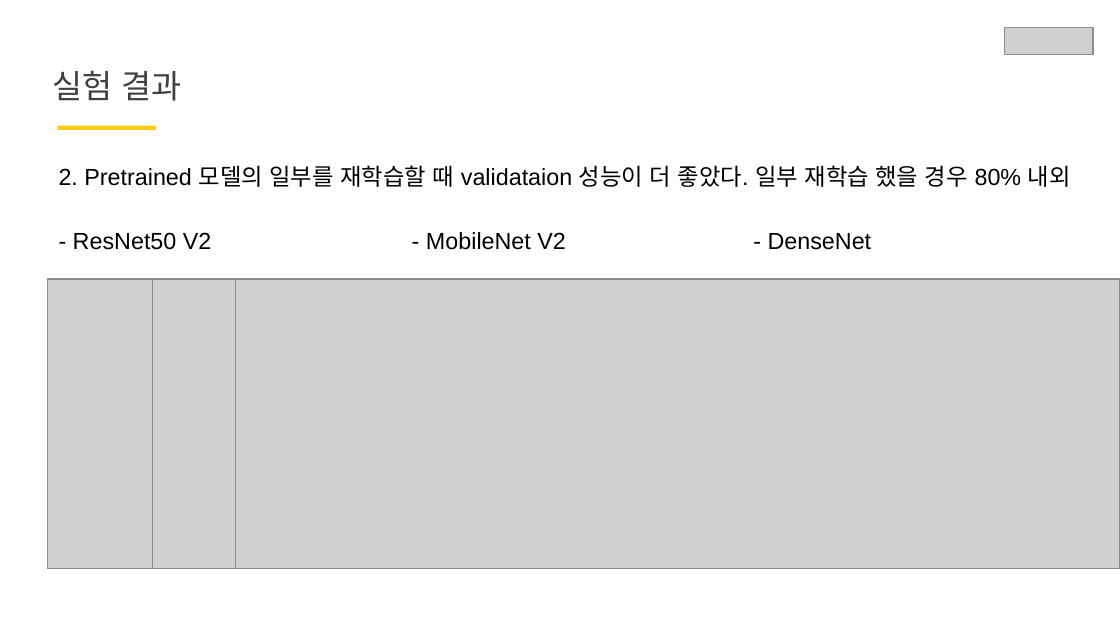
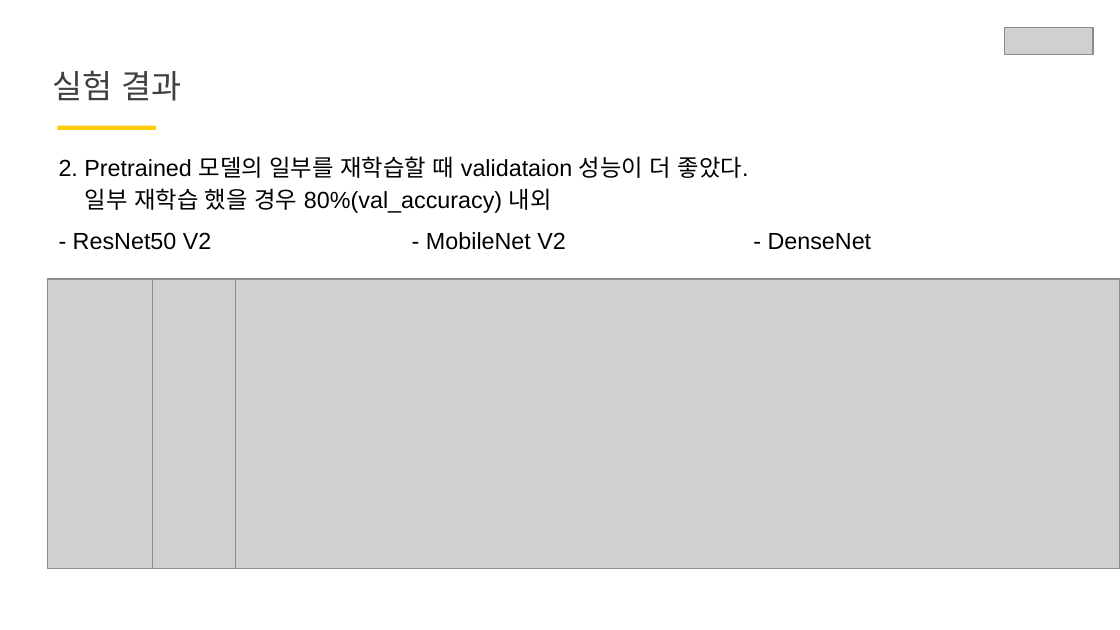
Before and after one commit to knggu/Iamgroww, a slide deck: slide 9 of DLthon/해파리 발표 ppt.pptx. Drawn at 1120x630 pixels with LibreOffice and Linux fonts; fonts in the diff are those of the drawing; grey boxes stand for pictures. Boxes give left, top, right and bottom in pixels: in the first picture for what was removed or moved away, otherwise in the second. Text is boxed around its words. In the diff, an @@ line names an element or a change of style, - is before the commit and + after.

```diff
--- a/DLthon/해파리 발표 ppt.pptx
+++ b/DLthon/해파리 발표 ppt.pptx
@@ text "2. Pretrained 모델의 일부를 재학습할 ...": place and size @@
-text "2. Pretrained 모델의 일부를 재학습할 ..." at box(59, 165, 1071, 250)
+text "2. Pretrained 모델의 일부를 재학습할 ..." at box(59, 156, 872, 250)
@@ text at box(59, 156, 749, 213): text changed @@
-2. Pretrained 모델의 일부를 재학습할 때 validataion 성능이 더 좋았다. 일부 재학습 했을 경우 80% 내외
+2. Pretrained 모델의 일부를 재학습할 때 validataion 성능이 더 좋았다.
+일부 재학습 했을 경우 80%(val_accuracy) 내외
```
Also in this commit, not shown: 9 other slides changed, 2 slides added, 1 other file.
